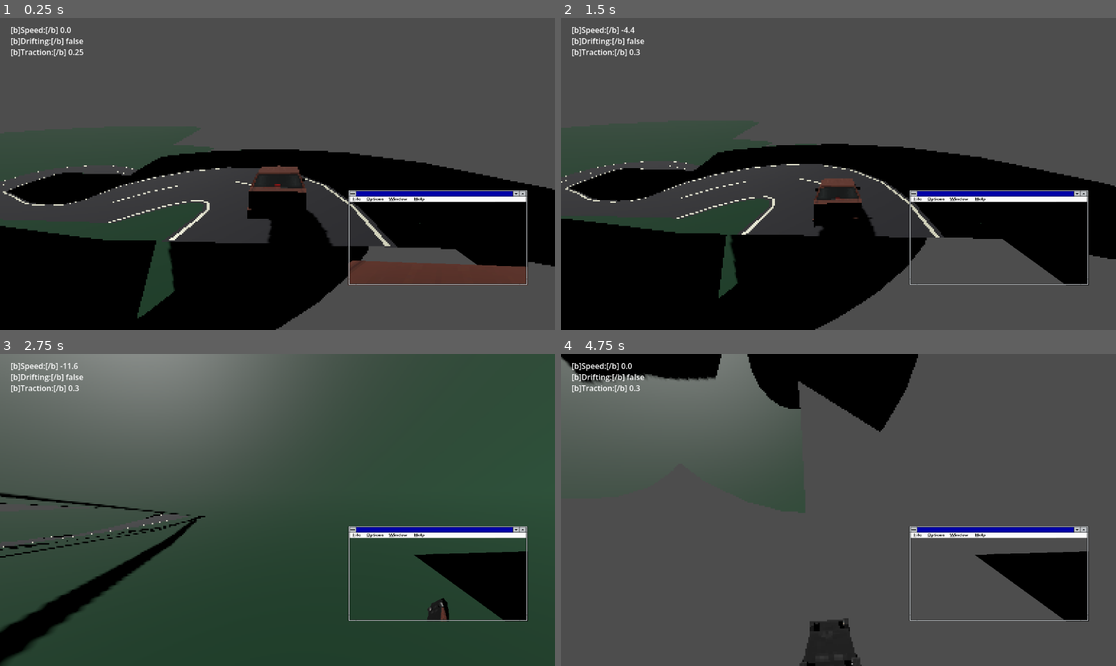
Above: before the commit, frames 1-4 (two rows, left to right).
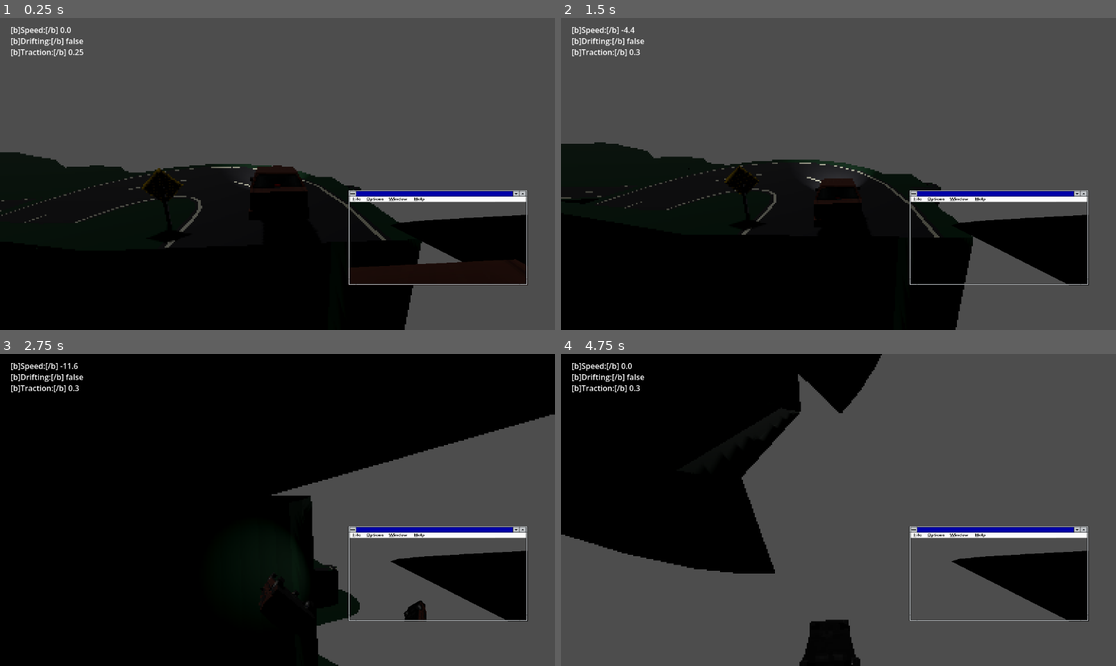
Above: after the commit, the same moments.

Repository: PrinceofJ/car
Game: Godot game, scene res://scenes/GameScene.tscn
Two runs of this game, one before a commit and one after it. Both use one fixed random seed, a clock stepped at 60 frames per second and the inputs below.
Inputs (mouse positions are in pixels of both pictures, inside the frame that each line leads up to):
- Up to frame 1 (0.25 s): no input
- Up to frame 2 (1.5 s): tap Enter at 0.5 s; move the mouse to (960, 158) at 0.52 s; hold D (right) 0.53-1.28 s; hold Ctrl 0.53-1.28 s; click (960, 158) at 0.67 s; tap Space at 0.77 s; move the mouse to (727, 189) at 1.27 s; hold S (down) from 1.28 s (still down); tap Ctrl at 1.35 s
- Up to frame 3 (2.75 s): tap Space at 1.52 s; move the mouse to (333, 441) at 2.02 s; release S (down) at 2.03 s; hold D (right) from 2.03 s (still down); hold Ctrl from 2.03 s (still down)
- Up to frame 4 (4.75 s): move the mouse to (810, 572) at 2.77 s; release D (right) at 2.78 s; release Ctrl at 2.78 s; hold W (forward) 2.78-3.53 s; tap Ctrl at 2.85, 4.35 s; click (810, 572) at 2.92 s; tap Space at 3.02, 3.77, 4.52 s; move the mouse to (1005, 556) at 3.52 s; hold Ctrl 3.53-4.28 s; hold A (left) from 3.53 s (still down); move the mouse to (672, 463) at 4.27 s

The runs differ from the first frame. In frame 1, 26% of the frame differs, in the area x 0-100%, y 40-100%; in frame 2, 25%; in frame 3, 93%, in the area x 0-100%, y 0-100%; in frame 4, 26%.

Commit message:
changed generation to include signs and cliffs

Diff:
--- a/scenes/GameScene.tscn
+++ b/scenes/GameScene.tscn
@@ -100,6 +100,20 @@
 transform = Transform3D(1, -7.1054274e-15, 4.2351647e-22, 0, -4.371139e-08, -1, 7.1054274e-15, 1, -4.371139e-08, 0, 1.3046767, -2.32)
 shape = SubResource("CapsuleShape3D_ed8b8")
 
+[node name="SpotLight3D2" type="SpotLight3D" parent="RetroDisplay/WorldViewport/Car" unique_id=740303442]
+transform = Transform3D(1, 0, 0, 0, 1, 0, 0, 0, 1, -0.8452251, 0.9557537, -5.378865)
+light_energy = 16.0
+spot_range = 4096.0
+spot_attenuation = 1.6
+spot_angle = 26.46
+
+[node name="SpotLight3D" type="SpotLight3D" parent="RetroDisplay/WorldViewport/Car" unique_id=133020218]
+transform = Transform3D(1, 0, 0, 0, 1, 0, 0, 0, 1, 0.66668403, 0.9580708, -5.5669994)
+light_energy = 16.0
+spot_range = 4096.0
+spot_attenuation = 1.6
+spot_angle = 26.46
+
 [node name="GameManager" type="Node" parent="RetroDisplay/WorldViewport" unique_id=1594595211 node_paths=PackedStringArray("car", "map_generator", "test_floor")]
 script = ExtResource("5_w22tq")
 car = NodePath("../Car")
@@ -111,6 +125,7 @@
 
 [node name="DirectionalLight3D" type="DirectionalLight3D" parent="RetroDisplay/WorldViewport" unique_id=1176574857]
 transform = Transform3D(0.86601907, -0.3535631, 0.3535593, 0, 0.70710295, 0.7071106, -0.500011, -0.61237127, 0.61236465, 0, 50, 0)
+light_energy = 0.1
 shadow_enabled = true
 
 [node name="SkidMarks" type="Node3D" parent="RetroDisplay/WorldViewport" unique_id=1552121723 node_paths=PackedStringArray("car")]
--- a/scripts/debug_console.gd
+++ b/scripts/debug_console.gd
@@ -252,7 +252,8 @@
 		else:
 			touge.rng.seed = randi()
 		touge.road_points.clear()
-		touge.road_directions.clear()
+		touge.road_rights.clear()
+		touge.road_forwards.clear()
 		touge.generate()
 		_log("[color=green]Track regenerated (seed: " + str(touge.rng.seed) + ")[/color]")
 	else:
--- a/scripts/touge_generator.gd
+++ b/scripts/touge_generator.gd
@@ -8,18 +8,32 @@
 @export var guardrail_height: float = 1.2
 
 @export_group("Curvature")
-@export var max_turn_angle: float = 25.0
-@export var hairpin_chance: float = 0.08
-@export var hairpin_segments: int = 8
+@export var max_turn_angle: float = 14.0        # cap on how sharp a normal curve can get (deg/segment)
+@export var turn_jitter: float = 3.5            # how much the steering can change each segment (deg)
+@export var turn_damping: float = 0.07          # how strongly curves ease back toward straight
+@export var hairpin_chance: float = 0.05
+@export var hairpin_segments: int = 10
 @export var subdivisions: int = 3
-@export var heading_bounce_back: float = 0.12
-@export var max_heading_deviation: float = 100.0
-@export var hairpin_cooldown_segments: int = 14
+@export var heading_bounce_back: float = 0.05
+@export var hairpin_cooldown_segments: int = 18
 
 @export_group("Self-Overlap Guard")
 @export var min_self_distance: float = 14.0
 @export var self_check_min_gap: int = 10
 @export var max_generation_attempts: int = 25
+
+@export_group("Scenery")
+@export var enable_signs: bool = true
+@export var sharp_turn_threshold: float = 38.0   # heading change (deg) that warrants a warning sign
+@export var sign_lookahead: int = 6              # how far ahead to sample the upcoming turn
+@export var sign_spacing: int = 12               # min segments between signs
+@export var sign_setback: int = 5                # place the sign this many points before the turn
+@export var sign_margin: float = 0.8             # gap from road edge to the post
+@export var sign_post_height: float = 2.4
+@export var sign_size: float = 1.1               # warning-diamond half-height
+@export var cliff_depth: float = 70.0            # how far the drop-side cliff falls
+@export var cliff_edge_width: float = 1.5        # flat verge before the drop
+@export var cliff_run: float = 4.0               # horizontal run of the cliff face (smaller = steeper)
 
 var rng: RandomNumberGenerator
 var road_points: Array[Vector3] = []
@@ -38,6 +52,7 @@
 	_compute_frames()
 	_build_road_mesh()
 	_build_terrain()
+	_build_signs()
 
 func _build_centerline() -> void:
 	var best_points: Array[Vector3] = []
@@ -59,9 +74,11 @@
 
 	var pos := Vector3.ZERO
 	var angle := 0.0
+	var turn_rate := 0.0
 	var elevation := 0.0
 	var elev_per_seg := elevation_gain / float(segment_count)
-	var max_dev := deg_to_rad(max_heading_deviation)
+	var max_rate := deg_to_rad(max_turn_angle)
+	var jitter := deg_to_rad(turn_jitter)
 
 	# Keeps consecutive hairpins from stacking on top of each other and biases
 	# each new hairpin to swing the opposite way from the last one, so the
@@ -80,24 +97,36 @@
 				hairpin_dir = -last_hairpin_dir
 			last_hairpin_dir = hairpin_dir
 
-			var total_turn := deg_to_rad(rng.randf_range(140.0, 170.0)) * hairpin_dir
+			var total_turn := deg_to_rad(rng.randf_range(140.0, 165.0)) * hairpin_dir
 			var turn_per_seg := total_turn / float(hairpin_segments)
 			for _j in hairpin_segments:
 				angle += turn_per_seg
-				var elev_step := elev_per_seg * rng.randf_range(0.6, 1.4)
+				var elev_step := elev_per_seg * rng.randf_range(0.85, 1.15)
 				elevation += elev_step
 				pos += Vector3(sin(angle) * segment_length, -elev_step, cos(angle) * segment_length)
 				points.append(pos)
+			# Exit the hairpin heading straight instead of inheriting old steering.
+			turn_rate = 0.0
 			i += hairpin_segments
 			segments_since_hairpin = 0
 		else:
-			var turn := deg_to_rad(rng.randf_range(-max_turn_angle, max_turn_angle))
-			# Mean-revert heading back toward "straight ahead" and cap total
-			# deviation so ordinary curves can't random-walk into a full loop.
-			angle = angle * (1.0 - heading_bounce_back) + turn
-			angle = clampf(angle, -max_dev, max_dev)
-
-			var elev_step := elev_per_seg * rng.randf_range(0.6, 1.4)
+			# Smoothly-varying steering: the turn RATE drifts a little each
+			# segment and eases back toward straight, so curves flow in, hold,
+			# and ease out - instead of the heading jumping to a fresh random
+			# angle every step (which is what made the road snake constantly).
+			turn_rate += rng.randf_range(-jitter, jitter)
+			turn_rate *= (1.0 - turn_damping)
+			turn_rate = clampf(turn_rate, -max_rate, max_rate)
+
+			angle += turn_rate
+			# Wrap, then ease heading the short way back toward the descent axis.
+			# No hard clamp: a hard cap would snap the heading (and kink the road)
+			# right after a hairpin, which legitimately leaves it pointing ~180
+			# from downhill. The gentle pull lets switchbacks recover naturally.
+			angle = wrapf(angle, -PI, PI)
+			angle *= (1.0 - heading_bounce_back)
+
+			var elev_step := elev_per_seg * rng.randf_range(0.85, 1.15)
 			elevation += elev_step
 			pos += Vector3(sin(angle) * segment_length, -elev_step, cos(angle) * segment_length)
 			points.append(pos)
@@ -299,27 +328,45 @@
 	st.begin(Mesh.PRIMITIVE_TRIANGLES)
 
 	var edge_offset := road_width * 0.5
+
+	# Uphill embankment (+right): gentle, drivable rise. Cliff (-right): a narrow
+	# verge, then a near-vertical face dropping far to a valley floor - steeper
+	# than the car's floor_max_angle, so leaving the road here means falling.
 	var shoulder_w := 3.0
-	var terrain_w := 60.0
-
-	# Flat shoulder flush with road, then sloped terrain beyond
-	for side: float in [-1.0, 1.0]:
-		for i in road_points.size() - 1:
-			var r0 := road_rights[i]
-			var r1 := road_rights[i + 1]
-
-			var re0: Vector3 = road_points[i] + r0 * edge_offset * side
-			var re1: Vector3 = road_points[i + 1] + r1 * edge_offset * side
-			var sh0: Vector3 = re0 + r0 * shoulder_w * side
-			var sh1: Vector3 = re1 + r1 * shoulder_w * side
-
-			_quad(st, re0, sh0, sh1, re1, Vector3.UP)
-
-			var drop := -12.0 if side < 0 else 8.0
-			var o0: Vector3 = sh0 + r0 * terrain_w * side + Vector3.UP * drop
-			var o1: Vector3 = sh1 + r1 * terrain_w * side + Vector3.UP * drop
-
-			_quad(st, sh0, o0, o1, sh1, Vector3.UP)
+	var embank_w := 40.0
+	var embank_rise := 8.0
+	var valley_w := 40.0
+
+	for i in road_points.size() - 1:
+		var r0 := road_rights[i]
+		var r1 := road_rights[i + 1]
+		var p0 := road_points[i]
+		var p1 := road_points[i + 1]
+
+		# --- Uphill embankment side (+right) ---
+		var ure0 := p0 + r0 * edge_offset
+		var ure1 := p1 + r1 * edge_offset
+		var ush0 := ure0 + r0 * shoulder_w
+		var ush1 := ure1 + r1 * shoulder_w
+		_quad(st, ure0, ush0, ush1, ure1, Vector3.UP)
+		var uo0 := ush0 + r0 * embank_w + Vector3.UP * embank_rise
+		var uo1 := ush1 + r1 * embank_w + Vector3.UP * embank_rise
+		_quad(st, ush0, uo0, uo1, ush1, Vector3.UP)
+
+		# --- Cliff side (-right) ---
+		var cre0 := p0 - r0 * edge_offset
+		var cre1 := p1 - r1 * edge_offset
+		var cv0 := cre0 - r0 * cliff_edge_width
+		var cv1 := cre1 - r1 * cliff_edge_width
+		_quad(st, cre0, cre1, cv1, cv0, Vector3.UP)               # flat verge
+
+		var cb0 := cv0 - r0 * cliff_run + Vector3.DOWN * cliff_depth
+		var cb1 := cv1 - r1 * cliff_run + Vector3.DOWN * cliff_depth
+		_quad(st, cv0, cv1, cb1, cb0, (-r0).normalized())         # steep face
+
+		var vf0 := cb0 - r0 * valley_w
+		var vf1 := cb1 - r1 * valley_w
+		_quad(st, cb0, cb1, vf1, vf0, Vector3.UP)                 # valley floor
 
 	var mesh := st.commit()
 	var mi := MeshInstance3D.new()
@@ -340,6 +387,92 @@
 	body.add_child(col)
 	add_child(body)
 
+func _build_signs() -> void:
+	if not enable_signs or road_forwards.size() < sign_lookahead + 2:
+		return
+
+	var post_st := SurfaceTool.new()
+	post_st.begin(Mesh.PRIMITIVE_TRIANGLES)
+	var panel_st := SurfaceTool.new()
+	panel_st.begin(Mesh.PRIMITIVE_TRIANGLES)
+
+	var thresh := deg_to_rad(sharp_turn_threshold)
+	var last_sign := -sign_spacing
+	var placed := 0
+
+	for i in range(1, road_points.size() - sign_lookahead - 1):
+		if i - last_sign < sign_spacing:
+			continue
+
+		# Heading change over the lookahead window flags a sharp corner
+		var f_here := road_forwards[i]
+		var f_ahead := road_forwards[i + sign_lookahead]
+		var turn := Vector2(f_here.x, f_here.z).angle_to(Vector2(f_ahead.x, f_ahead.z))
+		if absf(turn) < thresh:
+			continue
+
+		# Place the sign a bit before the turn, on the uphill (safe) side
+		var idx := maxi(i - sign_setback, 1)
+		_add_sign(post_st, panel_st, idx)
+		last_sign = i
+		placed += 1
+
+	if placed == 0:
+		return
+
+	var post_mesh := post_st.commit()
+	var post_mi := MeshInstance3D.new()
+	post_mi.mesh = post_mesh
+	var post_mat := StandardMaterial3D.new()
+	post_mat.albedo_color = Color(0.38, 0.38, 0.42)
+	post_mat.roughness = 0.7
+	post_mat.cull_mode = BaseMaterial3D.CULL_DISABLED
+	post_mi.material_override = post_mat
+	add_child(post_mi)
+
+	var panel_mesh := panel_st.commit()
+	var panel_mi := MeshInstance3D.new()
+	panel_mi.mesh = panel_mesh
+	var panel_mat := StandardMaterial3D.new()
+	panel_mat.albedo_color = Color(0.96, 0.78, 0.09)
+	panel_mat.roughness = 0.4
+	panel_mat.cull_mode = BaseMaterial3D.CULL_DISABLED
+	panel_mi.material_override = panel_mat
+	add_child(panel_mi)
+
+func _add_sign(post_st: SurfaceTool, panel_st: SurfaceTool, idx: int) -> void:
+	var r := road_rights[idx]
+	var fwd := road_forwards[idx]
+	var base: Vector3 = road_points[idx] + r * (road_width * 0.5 + sign_margin)
+
+	# Vertical post
+	_box_column(post_st, base, r, fwd, 0.09, sign_post_height)
+
+	# Warning diamond on top, facing back down the road toward oncoming drivers
+	var center := base + Vector3.UP * sign_post_height
+	var s := sign_size
+	var top := center + Vector3.UP * s
+	var bot := center - Vector3.UP * s
+	var lft := center - r * s
+	var rgt := center + r * s
+	var normal := (-Vector3(fwd.x, 0.0, fwd.z)).normalized()
+	_quad(panel_st, top, rgt, bot, lft, normal)
+
+func _box_column(st: SurfaceTool, base: Vector3, right: Vector3, fwd: Vector3, half: float, height: float) -> void:
+	var rt := Vector3(right.x, 0.0, right.z).normalized()
+	var f := Vector3(fwd.x, 0.0, fwd.z).normalized()
+	var corners := [
+		base - rt * half - f * half,
+		base + rt * half - f * half,
+		base + rt * half + f * half,
+		base - rt * half + f * half,
+	]
+	var up := Vector3.UP * height
+	for k in 4:
+		var a: Vector3 = corners[k]
+		var b: Vector3 = corners[(k + 1) % 4]
+		_quad(st, a, b, b + up, a + up, (a - base).normalized())
+
 func get_spawn_position() -> Vector3:
 	if road_points.size() > 0:
 		return road_points[0] + Vector3.UP * 1.5
